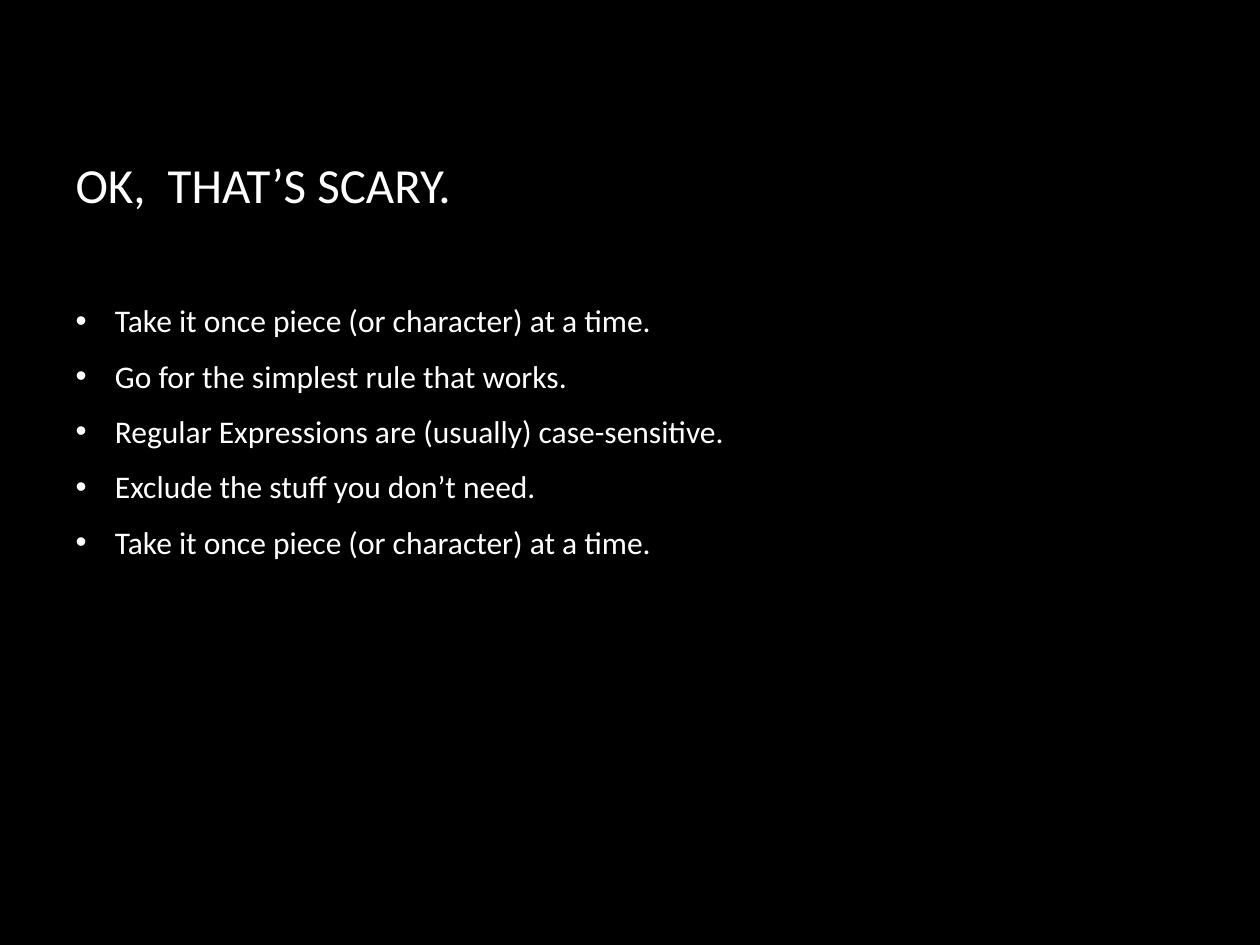
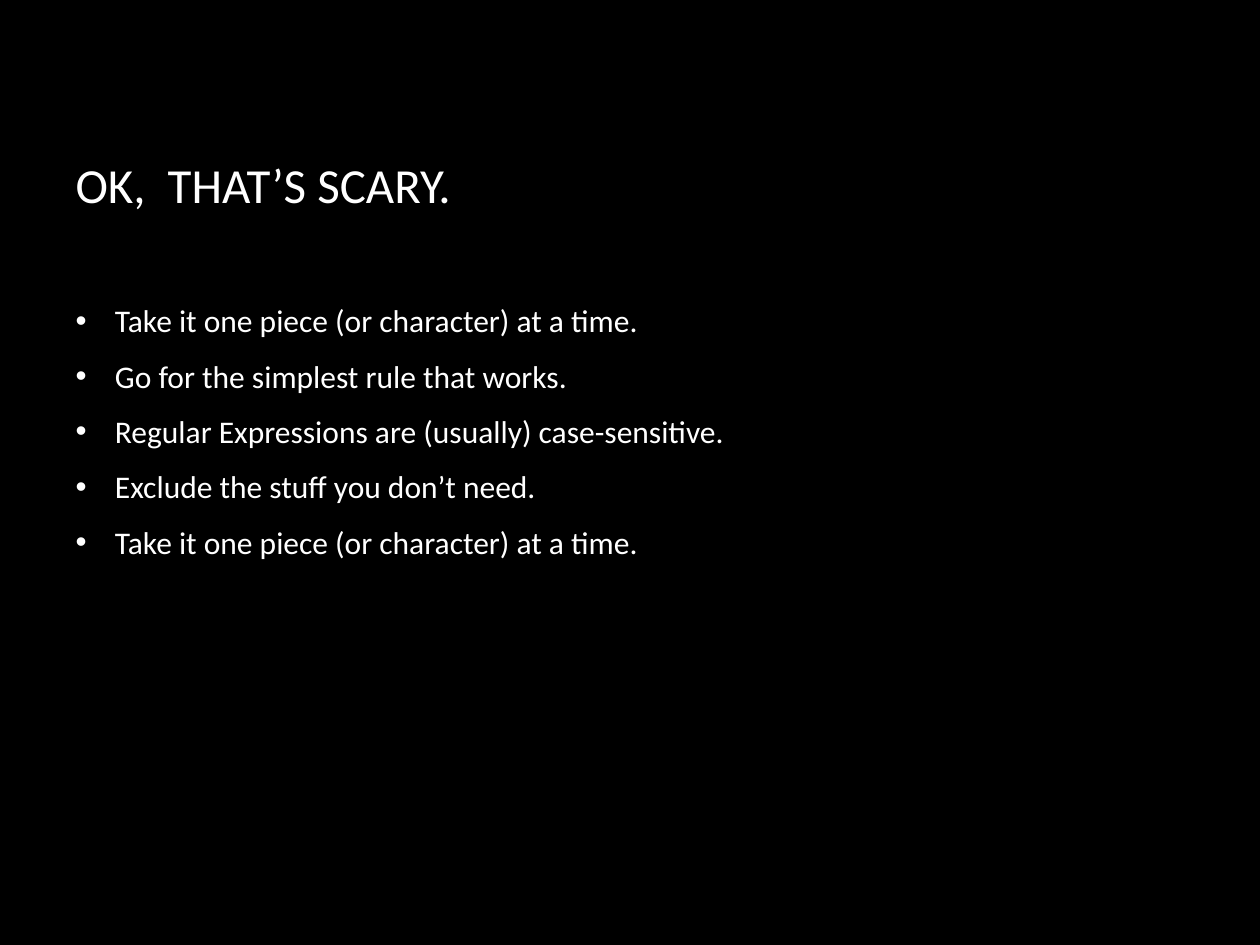
Before and after one commit to brownworth/MD, a slide deck: slide 10 of 2017 Messy Data.pptx. Drawn at 1260x945 pixels with LibreOffice and Linux fonts; fonts in the diff are those of the drawing; background and template pictures are left out. Boxes give left, top, right and bottom in pixels: in the first picture for what was removed or moved away, otherwise in the second. Text is boxed around its words. In the diff, an @@ line names an element or a change of style, - is before the commit and + after.

Commit message:
Spelling correction in PPT
Fixed spelling error in PPT

```diff
--- a/2017 Messy Data.pptx
+++ b/2017 Messy Data.pptx
@@ text at box(115, 309, 637, 337): text changed @@
-• Take it once piece (or character) at a time.
+• Take it one piece (or character) at a time.
@@ text at box(115, 531, 637, 559): text changed @@
-• Take it once piece (or character) at a time.
+• Take it one piece (or character) at a time.
```
Also in this commit, not shown: 1 other slide changed.
